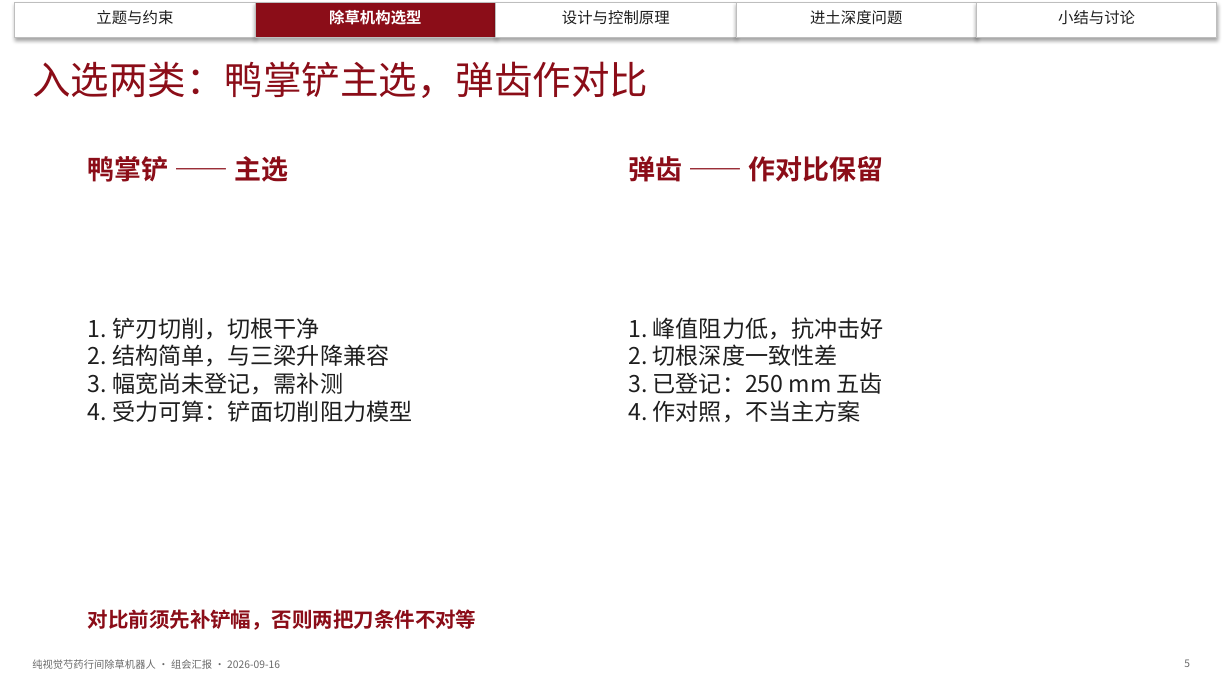
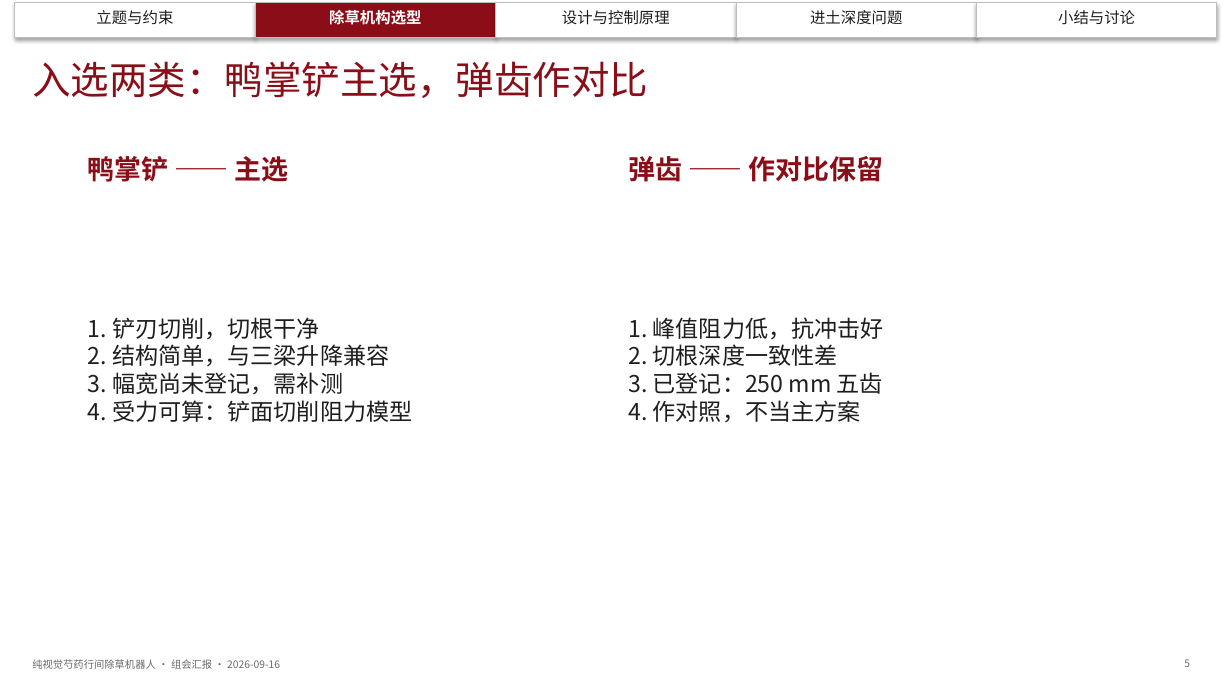
Before and after one commit to dangan2276326123-svg/zcode-chucao, a slide deck: slide 5 of docs/组会汇报_20260916/组会汇报_纯视觉芍药行间除草机器人_20260916.pptx. Drawn at 1232x693 pixels with LibreOffice and Linux fonts; fonts in the diff are those of the drawing. Boxes give left, top, right and bottom in pixels: in the first picture for what was removed or moved away, otherwise in the second. Text is boxed around its words. In the diff, an @@ line names an element or a change of style, - is before the commit and + after.

```diff
--- a/docs/组会汇报_20260916/组会汇报_纯视觉芍药行间除草机器人_20260916.pptx
+++ b/docs/组会汇报_20260916/组会汇报_纯视觉芍药行间除草机器人_20260916.pptx
@@ text removed at [88,609,477,630] @@
-对比前须先补铲幅，否则两把刀条件不对等
```
Also in this commit, not shown: 12 other slides changed, 2 other files.
